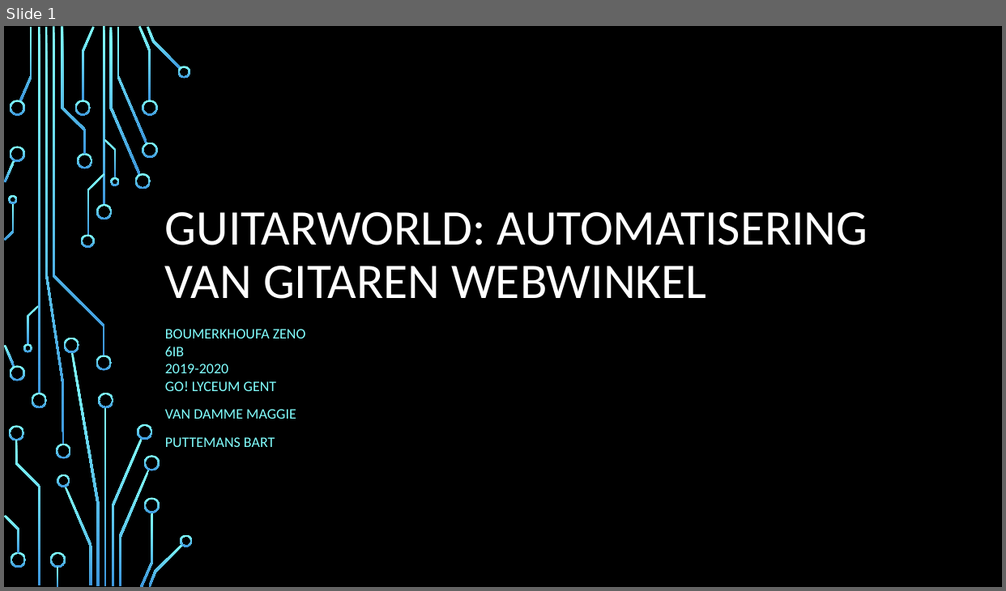
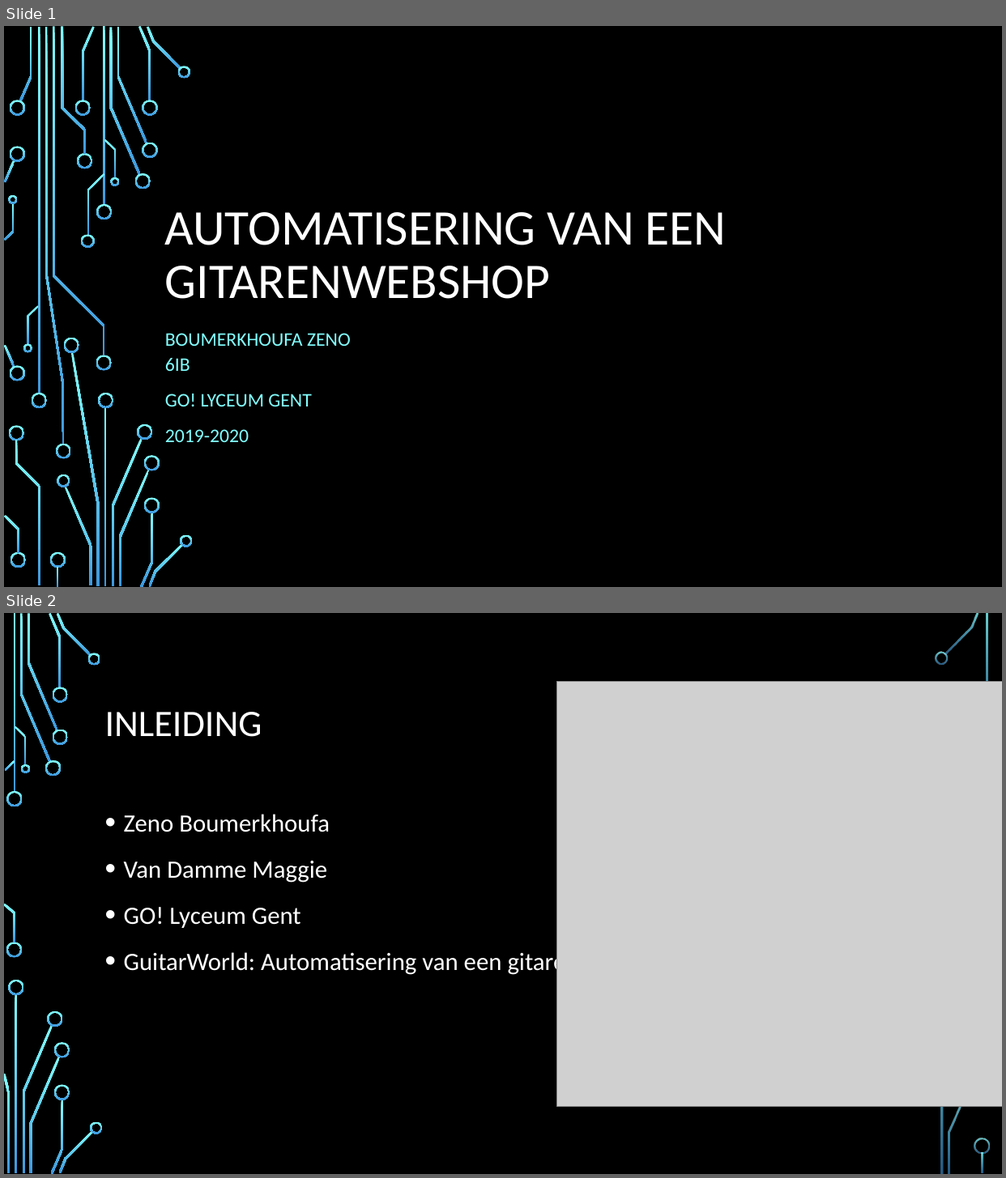
Before and after one commit to ZenoBoumerkhoufa/GuitarWorld, a slide deck: GIP/documents/Guitarworld.pptx. Shown one above the other, each under a label of ours: slide 1 before the commit, slides 1 and 2 after it. The pictures are 1006x591 and 1006x1178 pixels, drawn with LibreOffice and Linux fonts; fonts in the diff are those of the drawing; grey boxes stand for pictures; background and template pictures are left out. Boxes give left, top, right and bottom in pixels: in the first picture for what was removed or moved away, otherwise in the second. Text is boxed around its words. In the diff, an @@ line names an element or a change of style, - is before the commit and + after.

```diff
--- a/GIP/documents/Guitarworld.pptx
+++ b/GIP/documents/Guitarworld.pptx
@@ slide 2 added at (4, 613, 1002, 1174), background picture (left out) @@
@@ picture added at (556, 681, 1002, 1106) @@
@@ title added at (105, 712, 262, 737), 36 pt, text #FFFFFF @@
+INLEIDING
@@ text added at (124, 814, 671, 977), 24 pt, text #FFFFFF @@
+• Zeno Boumerkhoufa
+• Van Damme Maggie
+• GO! Lyceum Gent
+• GuitarWorld: Automatisering van een gitarenwebshop
@@ group added at (4, 613, 990, 1174): 30 freeform shapes, 3 rectangles @@
@@ slide 1 changed as well @@
@@ title at (165, 212, 727, 299): text changed @@
-GUITARWORLD: AUTOMATISERING VAN GITAREN WEBWINKEL
+AUTOMATISERING VAN EEN GITARENWEBSHOP
@@ subtitle at (165, 333, 351, 442): text changed; size 14 to 18.5 pt @@
-BOUMERKHOUFA ZENO
-6IB
-2019-2020
-GO! LYCEUM GENT
-VAN DAMME MAGGIE
-PUTTEMANS BART
+BOUMERKHOUFA ZENO
+6IB
+GO! LYCEUM GENT
+2019-2020
```
Also in this commit, not shown: 3 other slides changed, 6 other slides added, 5 slides removed, 19 other files.
